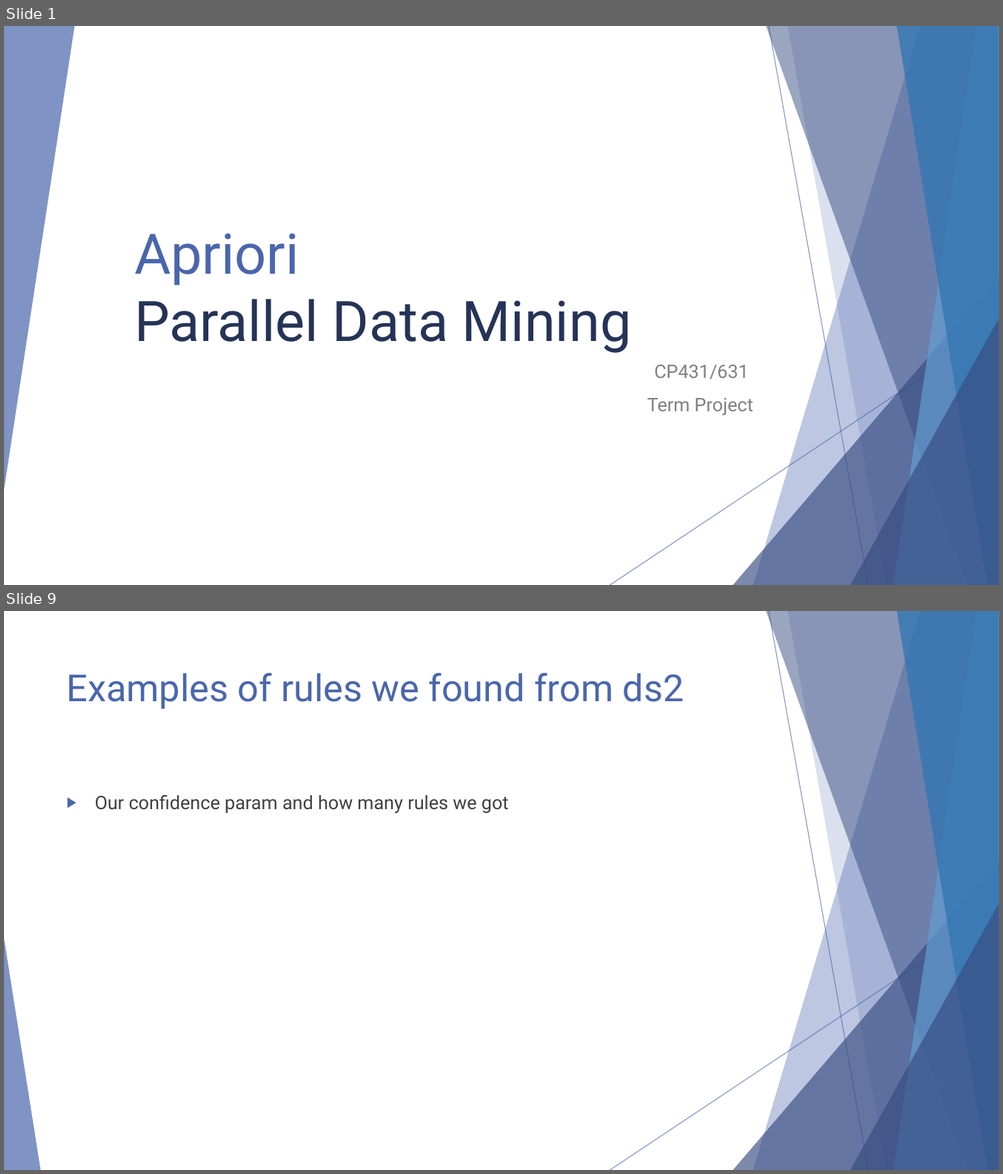
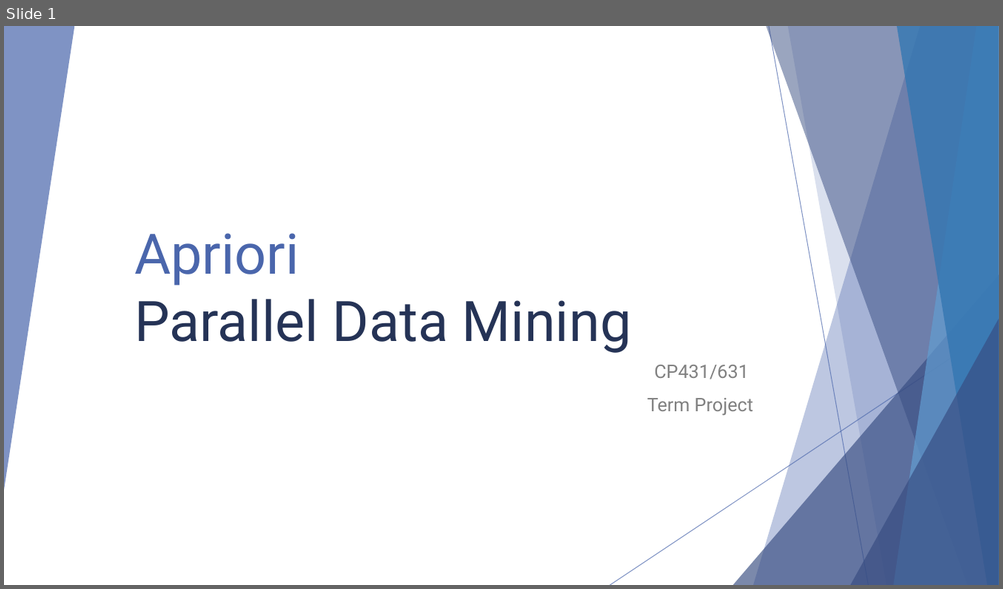
Before and after one commit to ParallelProgramming/Term-Project, a slide deck: Parallel Data Mining.pptx. Shown one above the other, each under a label of ours: slides 1 and 9 before the commit, slide 1 after it; the slides between them are not shown. The pictures are 1003x1174 and 1003x589 pixels, drawn with LibreOffice and Linux fonts; fonts in the diff are those of the drawing. Boxes give left, top, right and bottom in pixels: in the first picture for what was removed or moved away, otherwise in the second. Text is boxed around its words. In the diff, an @@ line names an element or a change of style, - is before the commit and + after.

```diff
--- a/Parallel Data Mining.pptx
+++ b/Parallel Data Mining.pptx
@@ slide 9 removed at [4,611,999,1170], background #FFFFFF; not listed: 9 template elements that a slide beside it also shows @@
@@ title removed at [67,672,684,709] @@
-Examples of rules we found from ds2
@@ text removed at [95,795,509,814] @@
-▶ Our confidence param and how many rules we got
@@ triangle removed at [4,939,40,1170] @@
```
Also in this commit, not shown: 7 slides changed, 12 slides added, 3 other slides removed, 2 other files.
